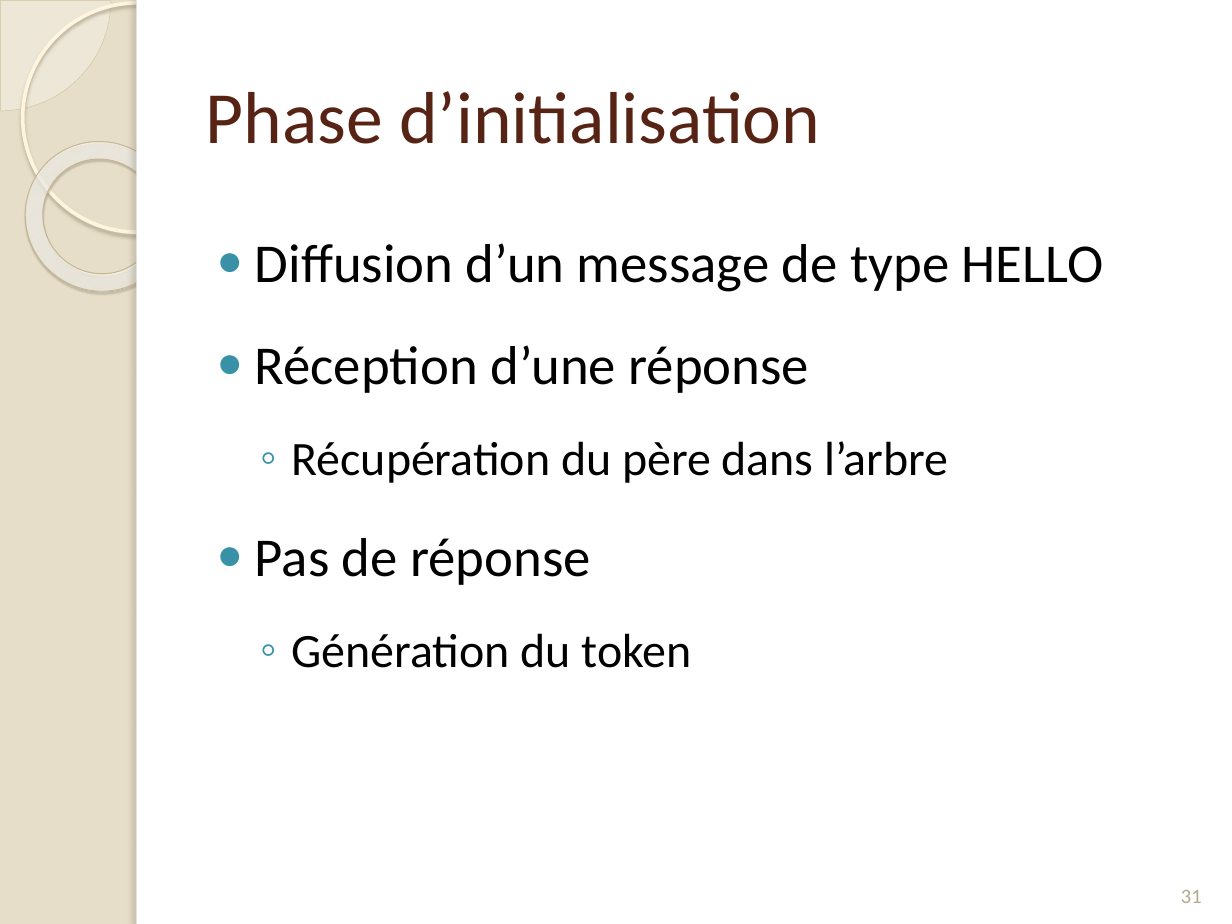
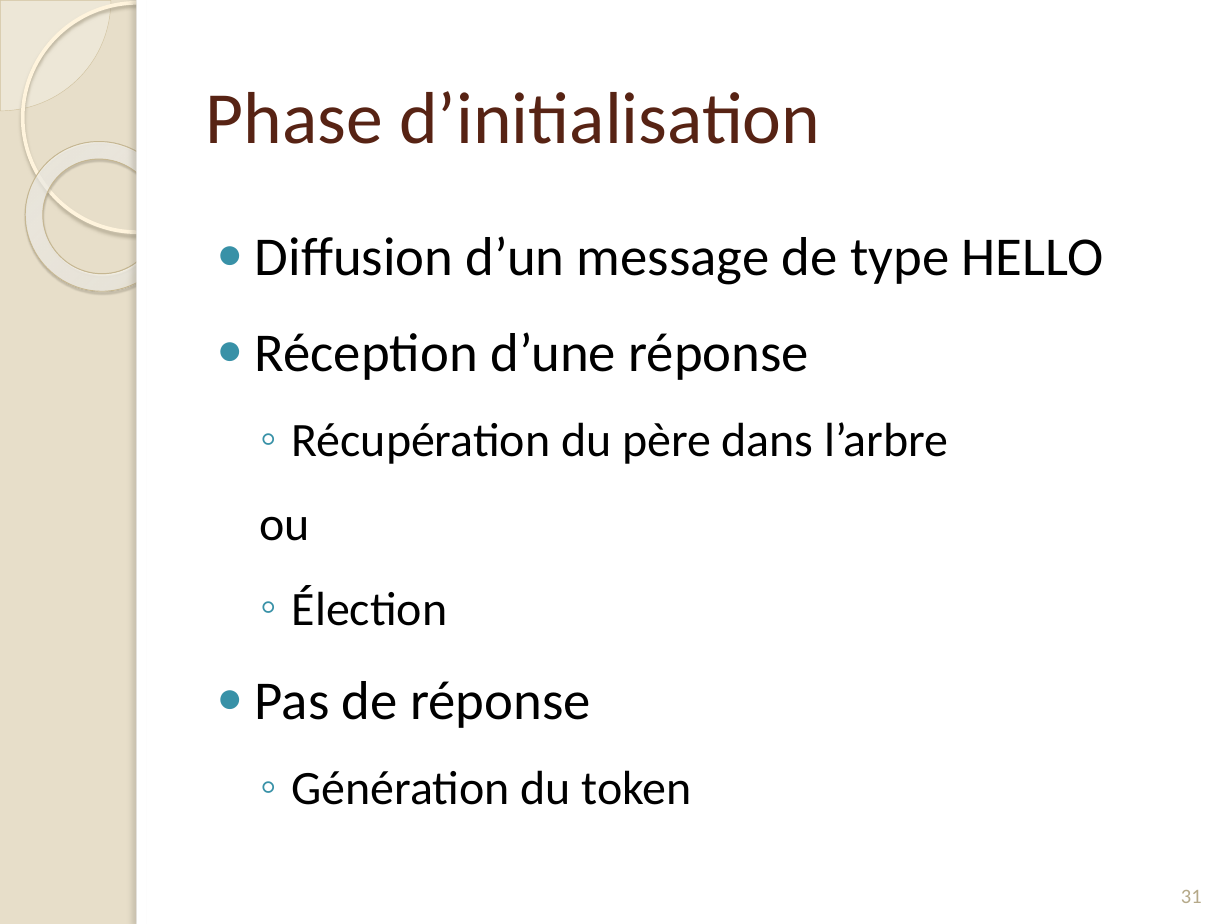
Before and after one commit to Origraena/moca, a slide deck: slide 32 of fmin212/Presentation/presAlgoDist.pptx. Drawn at 1232x924 pixels with LibreOffice and Linux fonts; fonts in the diff are those of the drawing. Boxes give left, top, right and bottom in pixels: in the first picture for what was removed or moved away, otherwise in the second. Text is boxed around its words. In the diff, an @@ line names an element or a change of style, - is before the commit and + after.

```diff
--- a/fmin212/Presentation/presAlgoDist.pptx
+++ b/fmin212/Presentation/presAlgoDist.pptx
@@ text at <box>255,236,1104,805</box>: line spacing 1.4 to 1.3 @@
@@ text at <box>260,516,447,626</box>: paragraphs added @@
+  ou
+  ◦ Élection
```
Also in this commit, not shown: 7 other slides changed, 3 slides added, 44 other files.
